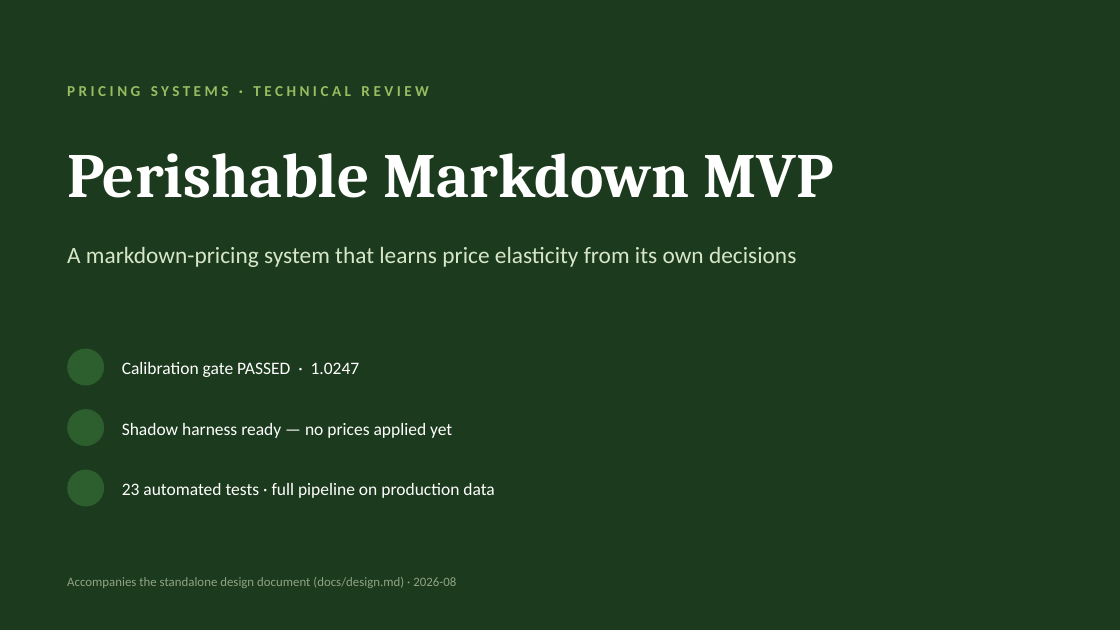
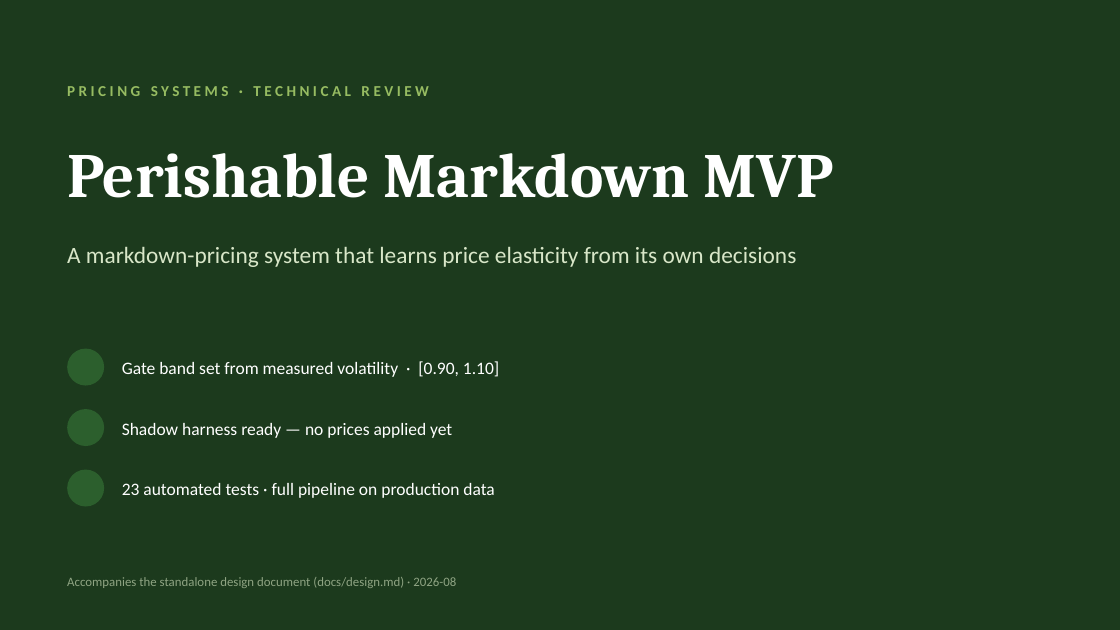
Before and after one commit to Kamalyunus/fresh-markdown, a slide deck: slide 1 of docs/perishable_markdown_tech_deck.pptx. Drawn at 1120x630 pixels with LibreOffice and Linux fonts; fonts in the diff are those of the drawing; background and template pictures are left out. Boxes give left, top, right and bottom in pixels: in the first picture for what was removed or moved away, otherwise in the second. Text is boxed around its words. In the diff, an @@ line names an element or a change of style, - is before the commit and + after.

```diff
--- a/docs/perishable_markdown_tech_deck.pptx
+++ b/docs/perishable_markdown_tech_deck.pptx
@@ text at [122,361,499,377]: text changed @@
-Calibration gate PASSED · 1.0247
+Gate band set from measured volatility · [0.90, 1.10]
```
Also in this commit, not shown: 2 other slides changed, 3 other files.
